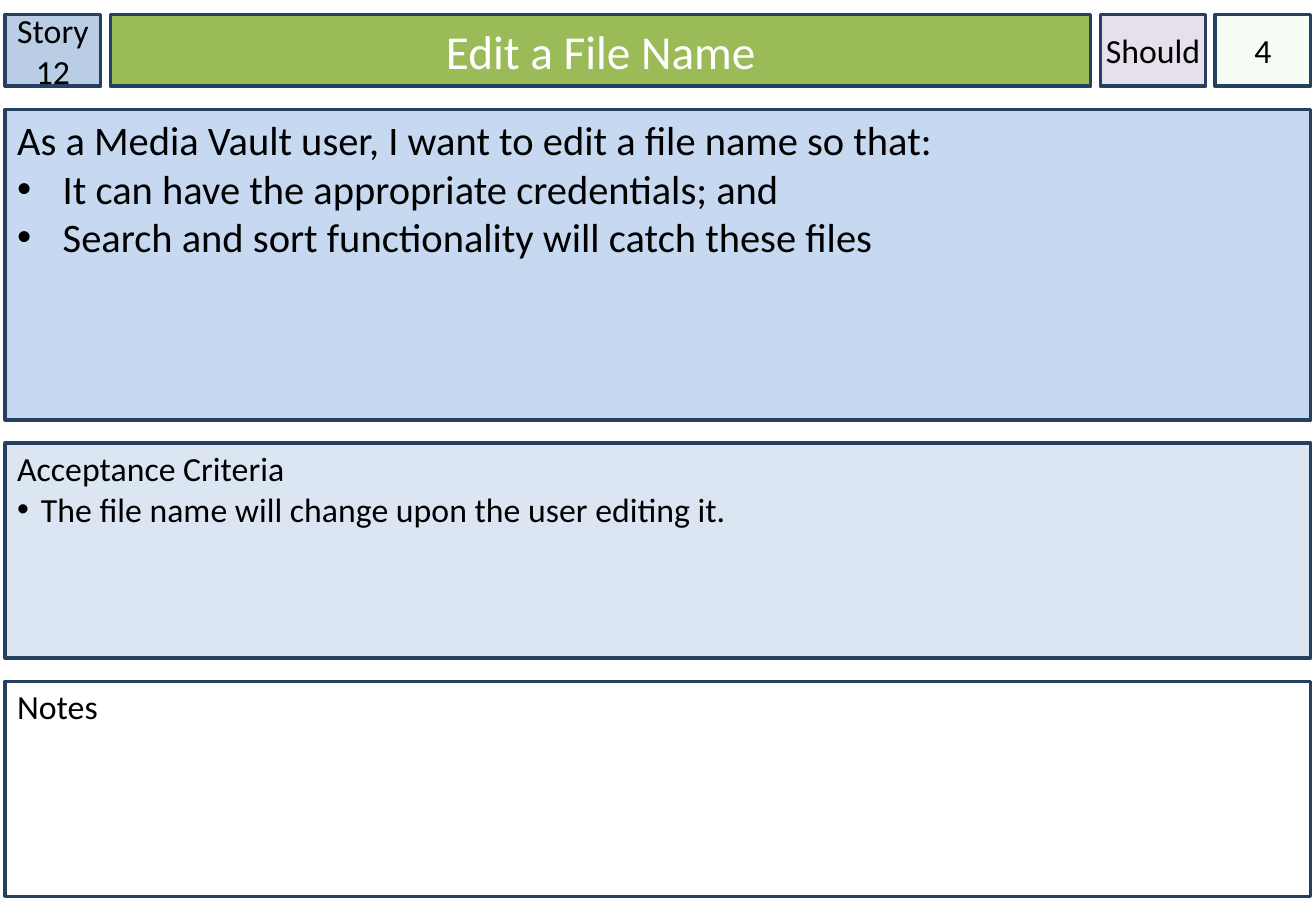
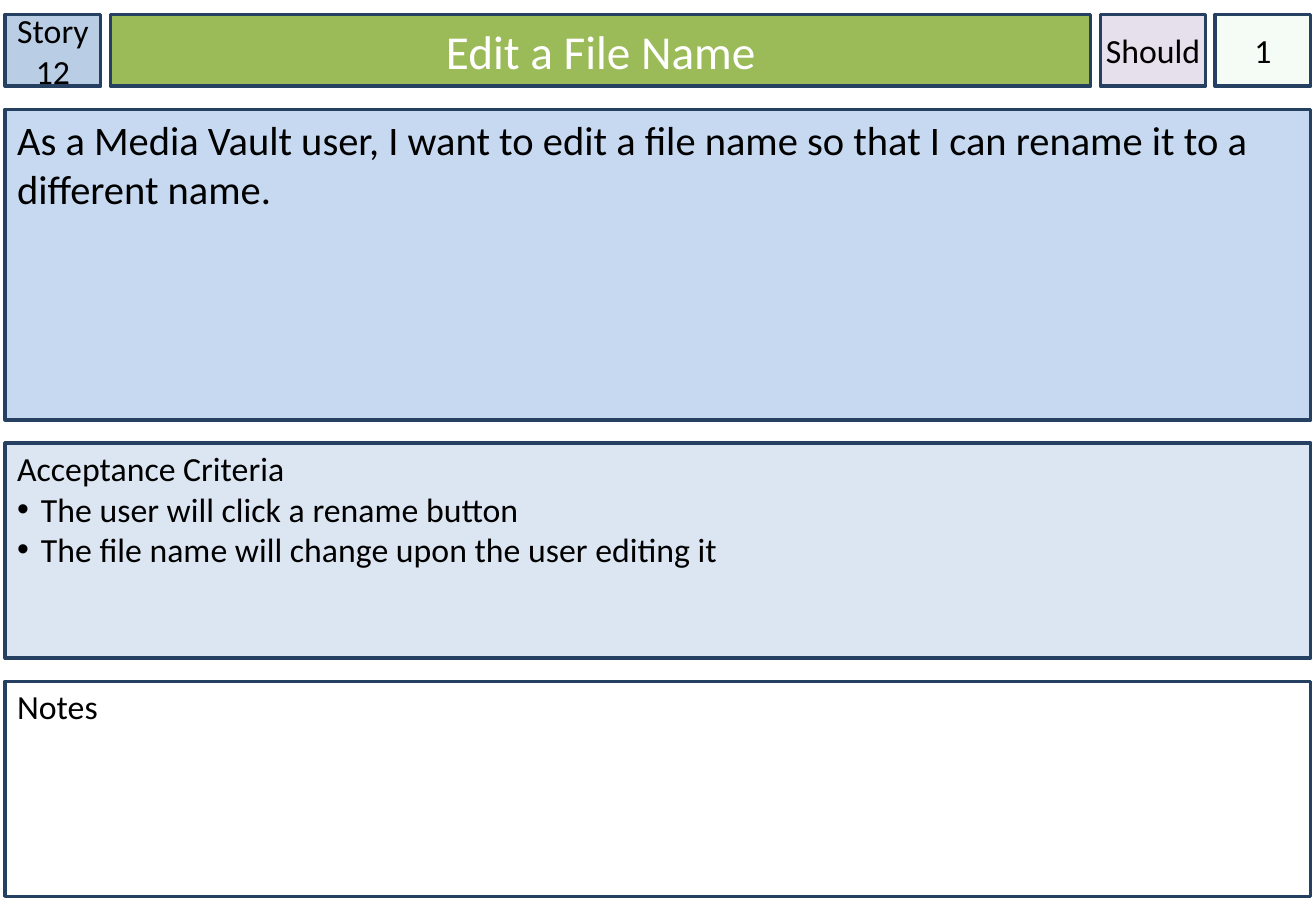
Before and after one commit to Lewibra/IFB299, a slide deck: slide 16 of Stories/Story Cards.pptx (slide 14 before the commit). Drawn at 1316x911 pixels with LibreOffice and Linux fonts; fonts in the diff are those of the drawing. Boxes give left, top, right and bottom in pixels: in the first picture for what was removed or moved away, otherwise in the second. Text is boxed around its words. In the diff, an @@ line names an element or a change of style, - is before the commit and + after.

```diff
--- a/Stories/Story Cards.pptx
+++ b/Stories/Story Cards.pptx
@@ text in rectangle at bbox=[1254, 41, 1271, 63]: text changed @@
-4
+1
@@ text in rectangle at bbox=[17, 127, 1247, 205]: text changed @@
-As a Media Vault user, I want to edit a file name so that:
-• It can have the appropriate credentials; and
-• Search and sort functionality will catch these files
+As a Media Vault user, I want to edit a file name so that I can rename it to a different name.
@@ text in rectangle at bbox=[41, 498, 717, 568]: text changed @@
-• The file name will change upon the user editing it.
+• The user will click a rename button
+• The file name will change upon the user editing it
```
Also in this commit, not shown: 20 other slides changed, 2 slides added, 2 slides removed.
